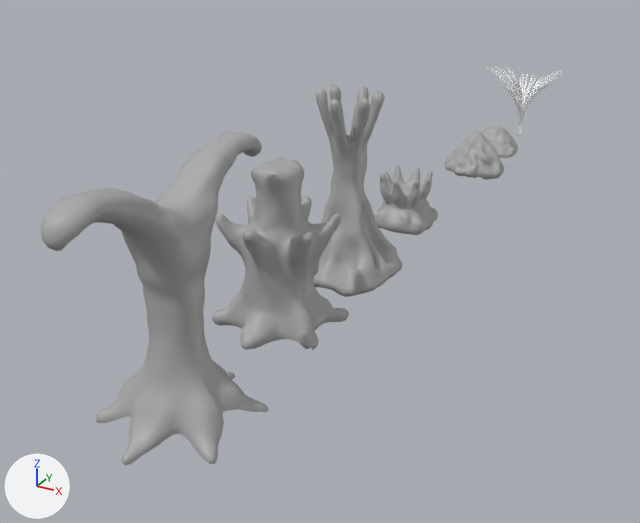
The FBX model Assets/1-3D-LD/FloraFauna.fbx as it was, and as the next commit left it.
One viewpoint serves both versions: a 50 mm camera at (0.092, -0.254, 0.09) aimed at (-0.013, -0.062, -0.006). Lighting does not change. The marker at lower left points along +X, +Y and +Z. Where no turn or scale is listed for an object, it has been applied to the vertices.

In view in the first picture: 'Rock1', 'Rock2', 'Tall_Grass', 'Tree1', 'Tree2', 'Tree3', 'Tree4'.
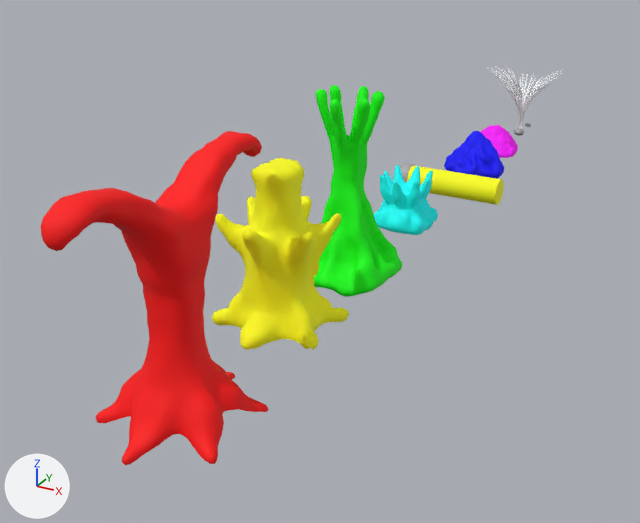
Where the newer file only moved an object's origin or applied its transform, the numbers keep the older frame.

What differs and where, as boxes (x1, y1, x2, y2) in the pictures (640 x 523 px; the box of a moved part takes in the faces that stretch with it):
'Tree1', recoloured (grey to red): (41, 131, 269, 466) in both
'Tree2', recoloured (grey to yellow): (212, 158, 349, 350) in both
'Tree3', recoloured (grey to green): (314, 85, 402, 297) in both
'Tree4', recoloured (grey to cyan): (373, 165, 438, 235) in both
'Tube', added (yellow): after (400, 163, 504, 205)
    faces in mat_blinn6 (yellow #ffff00): (407, 166, 504, 205)
    faces in mat_standardsurface1 (grey #aaaaaa): (400, 163, 415, 183)
'Pebble1', added: after (514, 129, 524, 136)
part 1 of me_mesh_005, moved or reshaped: before (444, 131, 504, 180); after (481, 125, 518, 158)
part 2 of me_mesh_004, moved or reshaped: before (481, 125, 518, 158); after (444, 131, 504, 178)

Patch to the scene script:
```diff
--- a/Assets/1-3D-LD/FloraFauna.fbx.py
+++ b/Assets/1-3D-LD/FloraFauna.fbx.py
@@ me_mesh_003 @@
 me_mesh_003.from_pydata(...)  # 2008 vertices, 1981 faces; spans x -0.0084..0.0084, y -0.009..0.009, z -0.0012..0.0145
-me_mesh_003.materials.append(mat_standardsurface1)  # grey #aaaaaa
+me_mesh_003.materials.append(mat_blinn4)  # cyan #00ffff
@@ me_mesh @@
 me_mesh.from_pydata(...)  # 1772 vertices, 1711 faces; spans x -0.0138..0.0138, y -0.0277..0.0277, z -0.0052..0.0459
-me_mesh.materials.append(mat_standardsurface1)  # grey #aaaaaa
+me_mesh.materials.append(mat_blinn7)  # red #ff0000
@@ me_mesh_004 @@
-me_mesh_004.from_pydata(...)  # 1472 vertices, 1430 faces; spans x -0.0083..0.0083, y -0.0081..0.0081, z -0.0007..0.0093
-me_mesh_004.materials.append(mat_standardsurface1)  # grey #aaaaaa
+me_mesh_004.from_pydata(...)  # 1669 vertices, 1629 faces; spans x -0.0102..0.0102, y -0.0101..0.0101, z -0.0068..0.0068
+# me_mesh_004 part 2: 1472 vertices removed from x -0.0083..0.0083, y -0.0081..0.0081, z -0.0007..0.0093; 1669 vertices added at x -0.0102..0.0102, y -0.0101..0.0101, z -0.0068..0.0068
+me_mesh_004.materials.append(mat_blinn3)  # blue #0000ff
@@ me_mesh_002 @@
 me_mesh_002.from_pydata(...)  # 1887 vertices, 1864 faces; spans x -0.0122..0.0122, y -0.0132..0.0132, z -0.0028..0.0445
-me_mesh_002.materials.append(mat_standardsurface1)  # grey #aaaaaa
+me_mesh_002.materials.append(mat_blinn5)  # green #00ff00
@@ me_mesh_001 @@
 me_mesh_001.from_pydata(...)  # 1938 vertices, 1887 faces; spans x -0.0131..0.0131, y -0.0146..0.0146, z -0.0014..0.0354
-me_mesh_001.materials.append(mat_standardsurface1)  # grey #aaaaaa
+me_mesh_001.materials.append(mat_blinn6)  # yellow #ffff00
@@ me_mesh_005 @@
-me_mesh_005.from_pydata(...)  # 1669 vertices, 1629 faces; spans x -0.0102..0.0102, y -0.0101..0.0101, z -0.0014..0.0122
-me_mesh_005.materials.append(mat_standardsurface1)  # grey #aaaaaa
+me_mesh_005.from_pydata(...)  # 1472 vertices, 1430 faces; spans x -0.0083..0.0083, y -0.0081..0.0081, z -0.005..0.005
+# me_mesh_005 part 1: 1669 vertices removed from x -0.0102..0.0102, y -0.0101..0.0101, z -0.0014..0.0122; 1472 vertices added at x -0.0083..0.0083, y -0.0081..0.0081, z -0.005..0.005
+me_mesh_005.materials.append(mat_blinn2)  # pink #ff00ff
@@ ob_tube @@
+ob_tube = bpy.data.objects.new('Tube', me_mesh_009)  # 102 vertices, 120 faces; spans x -0.0163..0.0163, y -0.0044..0.0044, z -0.0044..0.0044; in mat_blinn6 (yellow #ffff00), mat_blinn7 (red #ff0000), mat_standardsurface1 (grey #aaaaaa)
+ob_tube.location = (-0.0008, 0.0, 0.0)
@@ ob_pebble1 @@
+ob_pebble1 = bpy.data.objects.new('Pebble1', me_mesh_1)  # 26 vertices, 24 faces; spans x -0.00205..0.00205, y -0.0021..0.0021, z -0.00135..0.00135; in mat_standardsurface1 (grey #aaaaaa)
+ob_pebble1.location = (-0.0001, 0.07, -0.0001)
```
